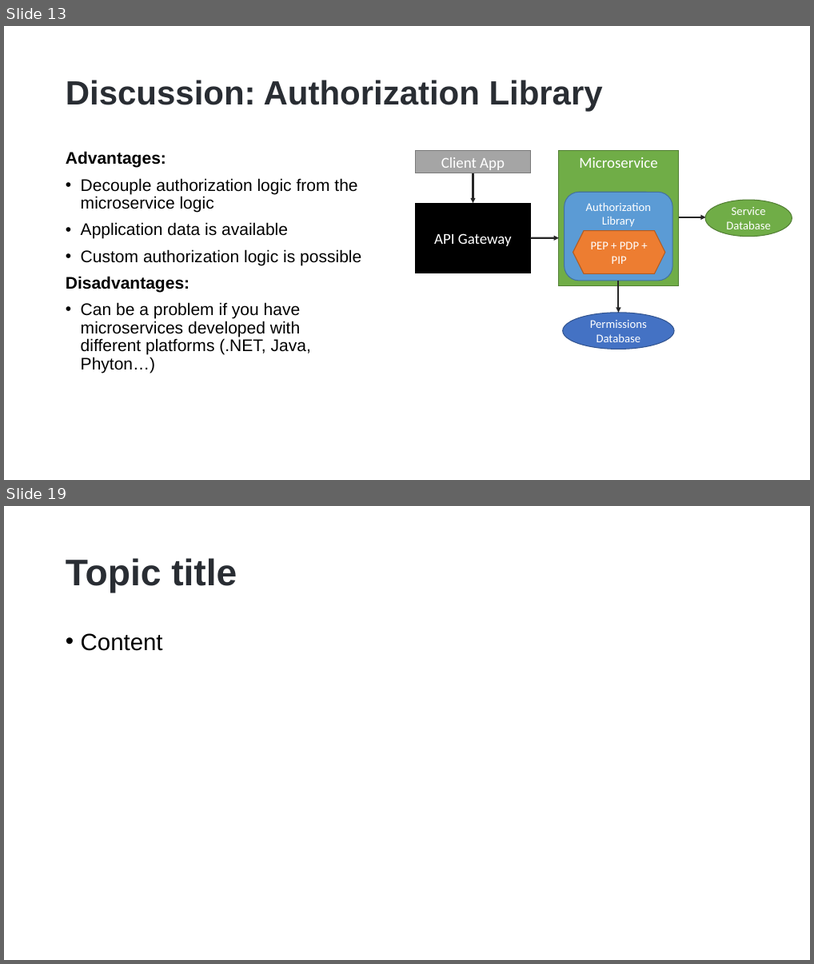
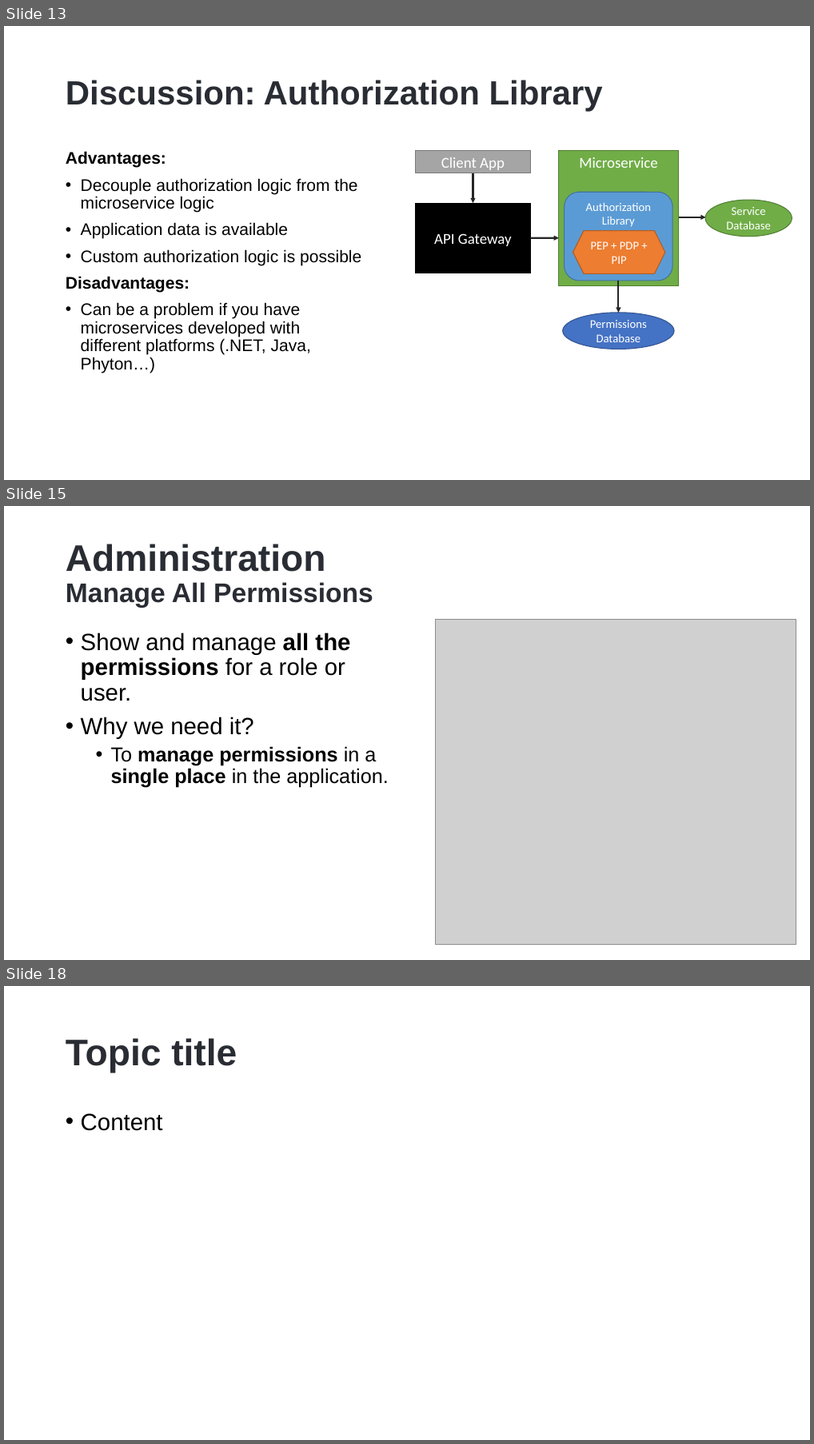
Before and after one commit to hikalkan/presentations, a slide deck: 2022-10-15 Authorization-In-Distributed-Systems/Authorization-In-Distributed-Systems.pptx. Shown one above the other, each under a label of ours: slides 13 and 19 before the commit, slides 13, 15 and 18 after it; the slides between them are not shown. The pictures are 814x964 and 814x1444 pixels, drawn with LibreOffice and Linux fonts; fonts in the diff are those of the drawing; grey boxes stand for pictures; background and template pictures are left out. Boxes give left, top, right and bottom in pixels: in the first picture for what was removed or moved away, otherwise in the second. Text is boxed around its words. In the diff, an @@ line names an element or a change of style, - is before the commit and + after.

```diff
--- a/2022-10-15 Authorization-In-Distributed-Systems/Authorization-In-Distributed-Systems.pptx
+++ b/2022-10-15 Authorization-In-Distributed-Systems/Authorization-In-Distributed-Systems.pptx
@@ slide 15 added at box(4, 506, 810, 960), background picture (left out) @@
@@ title added at box(66, 544, 374, 608), 32 pt, text #292D33, bold @@
+Administration
+Manage All Permissions
@@ picture added at box(435, 619, 797, 944) @@
@@ text added at box(81, 632, 388, 788), 28 pt, text #000000 @@
+• Show and manage all the permissions for a role or user.
+• Why we need it?
+  • To manage permissions in a single place in the application.
@@ what was slide 19 is now slide 18 @@
```
Also in this commit, not shown: 3 other slides added, 4 slides removed.
